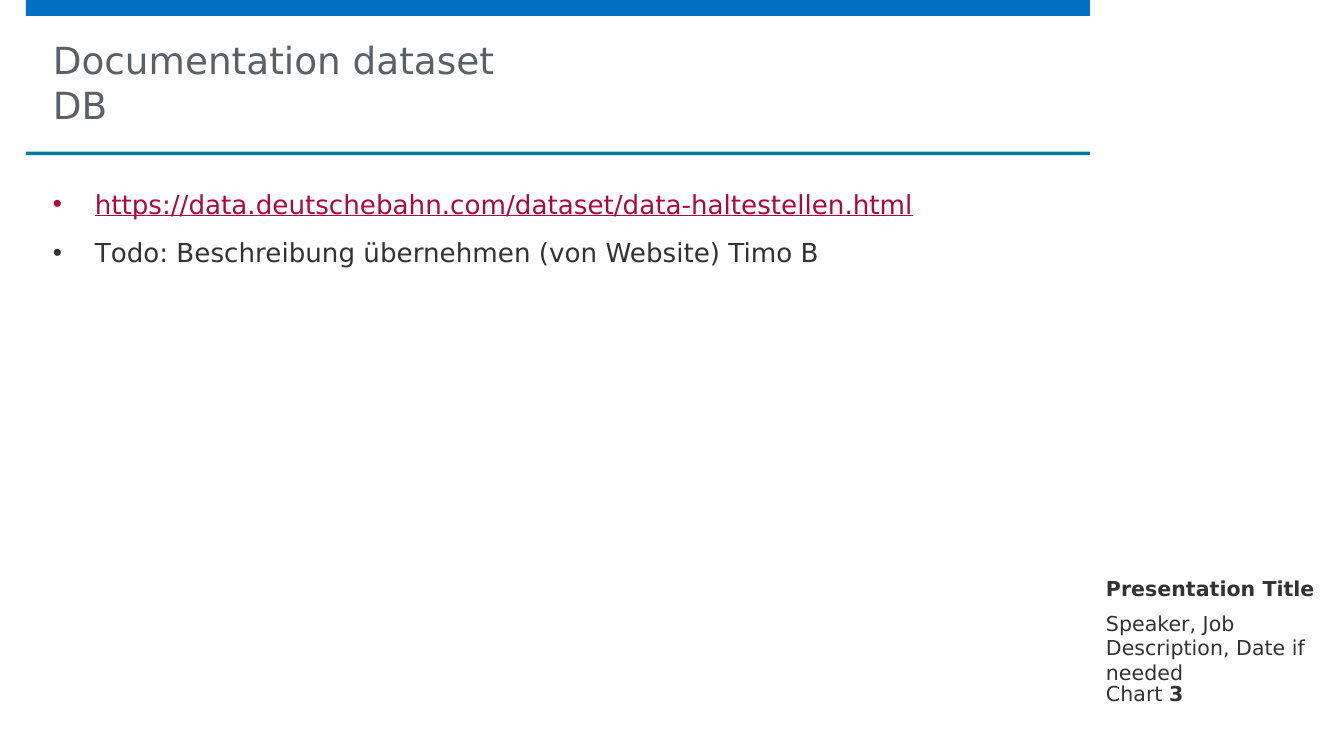
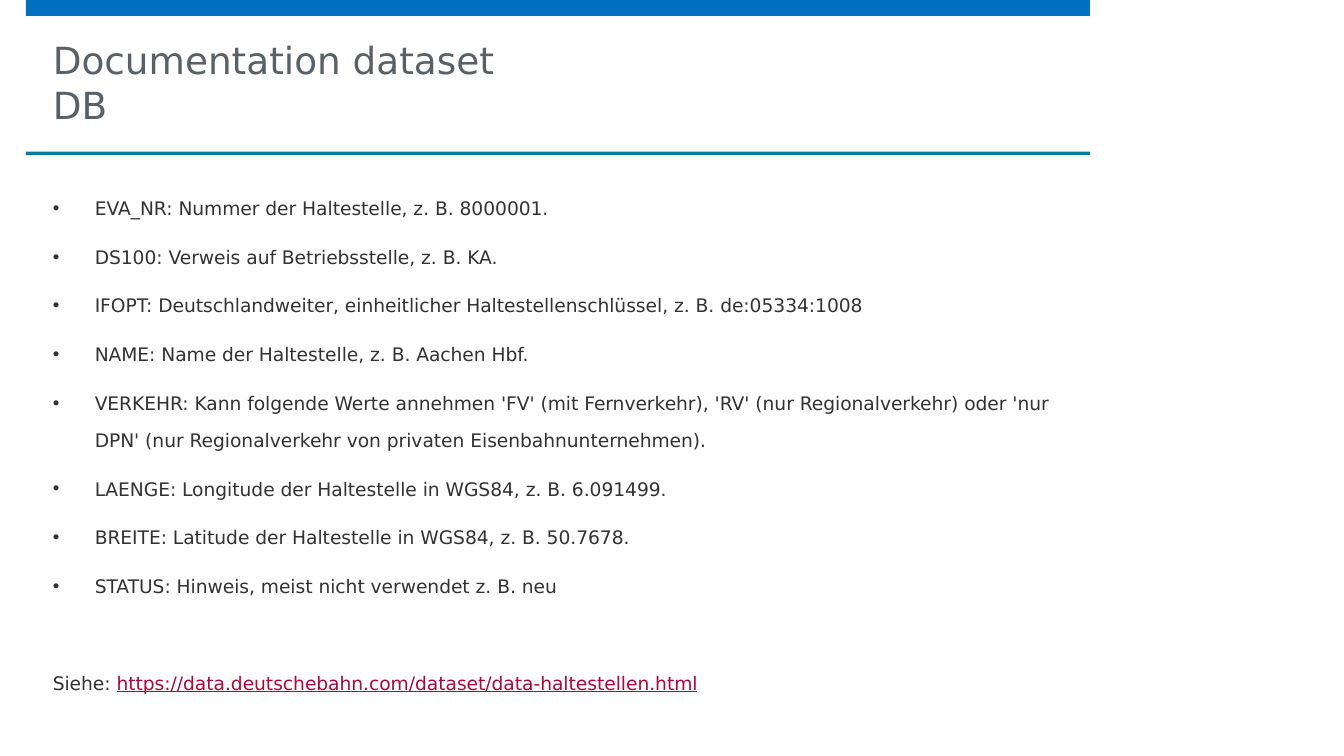
Before and after one commit to TimoBuechert/umr-data-integration-project, a slide deck: slide 3 of 1_preparation/T_Square_Preparation_Slides.pptx. Drawn at 1344x756 pixels with LibreOffice and Linux fonts; fonts in the diff are those of the drawing; background and template pictures are left out. Boxes give left, top, right and bottom in pixels: in the first picture for what was removed or moved away, otherwise in the second. Text is boxed around its words. In the diff, an @@ line names an element or a change of style, - is before the commit and + after.

Commit message:
Update documentation ppt

```diff
--- a/1_preparation/T_Square_Preparation_Slides.pptx
+++ b/1_preparation/T_Square_Preparation_Slides.pptx
@@ text at bbox=[53, 201, 1048, 694]: text changed; size 14 to 10 pt; text colour #B1063A to #323232 @@
-• https://data.deutschebahn.com/dataset/data-haltestellen.html
-• Todo: Beschreibung übernehmen (von Website) Timo B
+• EVA_NR: Nummer der Haltestelle, z. B. 8000001.
+• DS100: Verweis auf Betriebsstelle, z. B. KA.
+• IFOPT: Deutschlandweiter, einheitlicher Haltestellenschlüssel, z. B. de:05334:1008
+• NAME: Name der Haltestelle, z. B. Aachen Hbf.
+• VERKEHR: Kann folgende Werte annehmen 'FV' (mit Fernverkehr), 'RV' (nur Regionalverkehr) oder 'nur DPN' (nur Regionalverkehr von privaten Eisenbahnunternehmen).
+• LAENGE: Longitude der Haltestelle in WGS84, z. B. 6.091499.
+• BREITE: Latitude der Haltestelle in WGS84, z. B. 50.7678.
+• STATUS: Hinweis, meist nicht verwendet z. B. neu
+Siehe: https://data.deutschebahn.com/dataset/data-haltestellen.html
@@ text removed at bbox=[1106, 580, 1315, 597] @@
-Presentation Title
@@ text removed at bbox=[1106, 615, 1305, 686] @@
-Speaker, Job Description, Date if needed
@@ page number removed at bbox=[1106, 685, 1183, 702] @@
-Chart 3
```
Also in this commit, not shown: 4 other slides changed.
